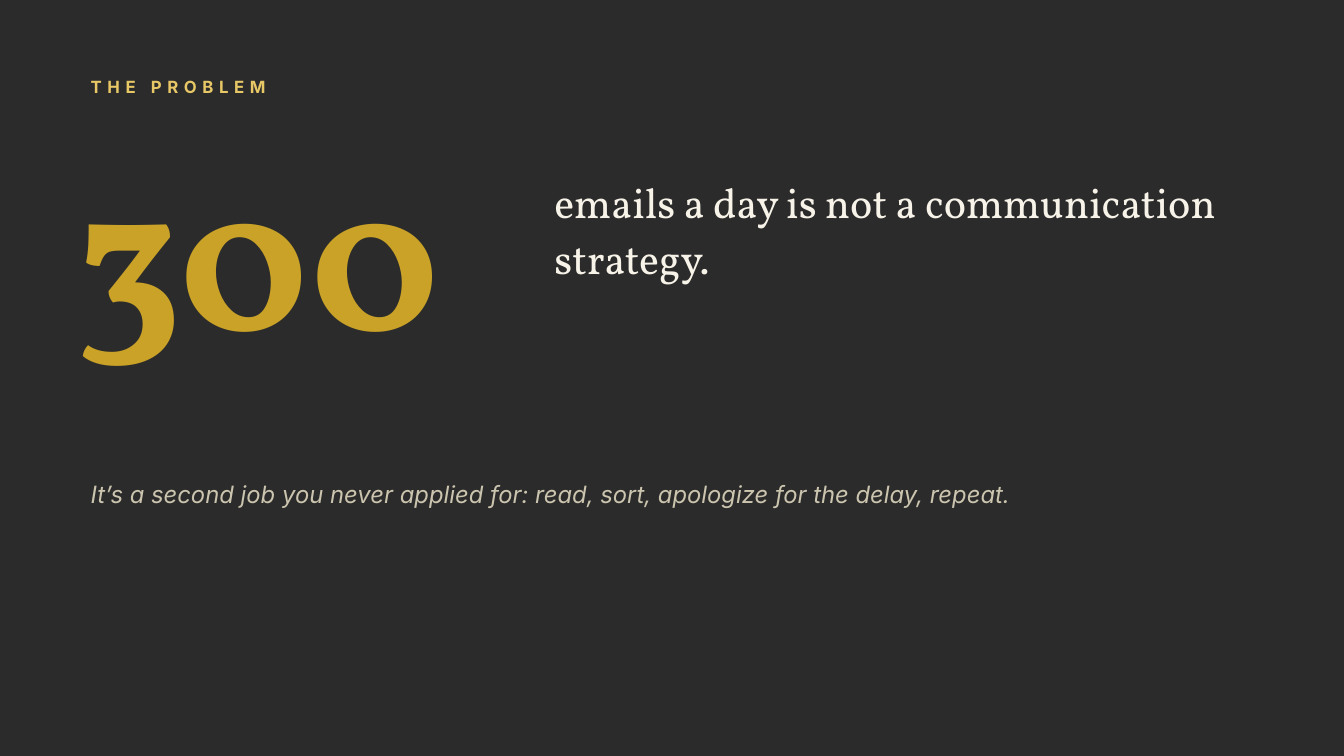
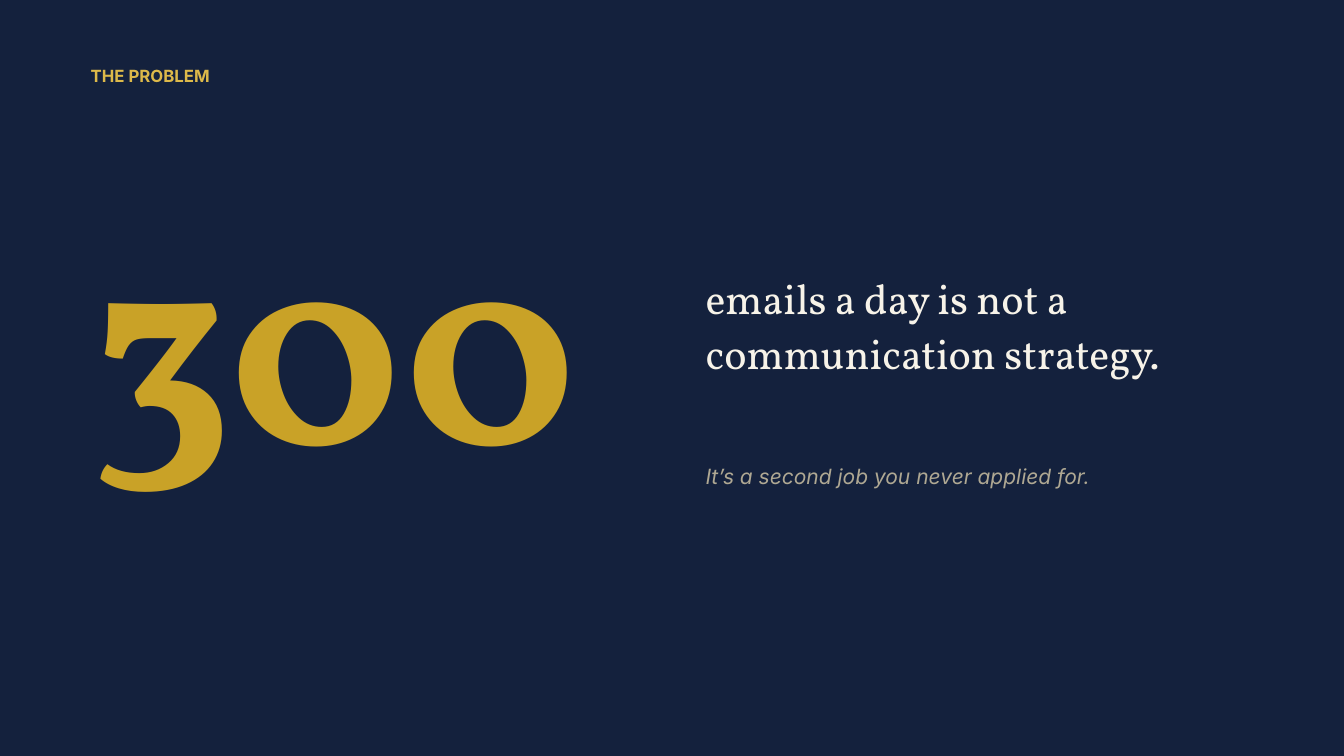
Before and after one commit to denisekgosnell/Donna, a slide deck: slide 3 of assets/build-your-own-donna.pptx (slide 4 before the commit). Drawn at 1344x756 pixels with LibreOffice and Linux fonts; fonts in the diff are those of the drawing; background and template pictures are left out; a plain dark background stands for a picture behind light text. Boxes give left, top, right and bottom in pixels: in the first picture for what was removed or moved away, otherwise in the second. Text is boxed around its words. In the diff, an @@ line names an element or a change of style, - is before the commit and + after.

```diff
--- a/assets/build-your-own-donna.pptx
+++ b/assets/build-your-own-donna.pptx
@@ background picture (left out) to #14213D @@
@@ text "THE PROBLEM": place and size @@
-text "THE PROBLEM" at <box>91,80,266,93</box>
+text "THE PROBLEM" at <box>91,69,210,82</box>
@@ text "THE PROBLEM" at <box>91,69,210,82</box>: text colour #E7C766 to #DDB94A, letter spacing 4 to 0 pt @@
@@ text "300": place and size @@
-text "300" at <box>76,224,441,366</box>
+text "300" at <box>91,302,577,492</box>
@@ text "300" at <box>91,302,577,492</box>: size 150 to 200 pt @@
@@ text "emails a day is not ...": place and size @@
-text "emails a day is not ..." at <box>554,188,1216,285</box>
+text "emails a day is not ..." at <box>706,284,1159,380</box>
@@ text "emails a day is not ..." at <box>706,284,1159,380</box>: line spacing 40pt to 1.1; vertical alignment top to middle @@
@@ text at <box>706,468,1089,489</box>: text changed; size 17 to 15 pt; text colour #CBC4AE to #AFA893 @@
-It’s a second job you never applied for: read, sort, apologize for the delay, repeat.
+It’s a second job you never applied for.
```
Also in this commit, not shown: 12 other slides changed, 3 slides added, 8 slides removed, 5 other files.
